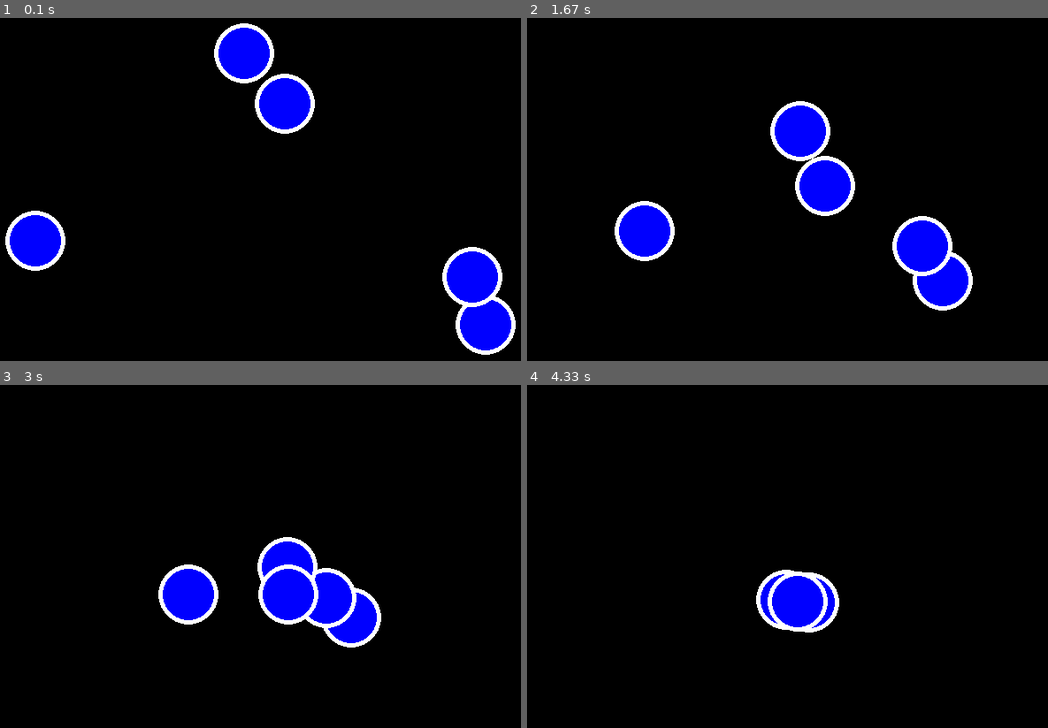
Above: before the commit, frames 1-4 (two rows, left to right).
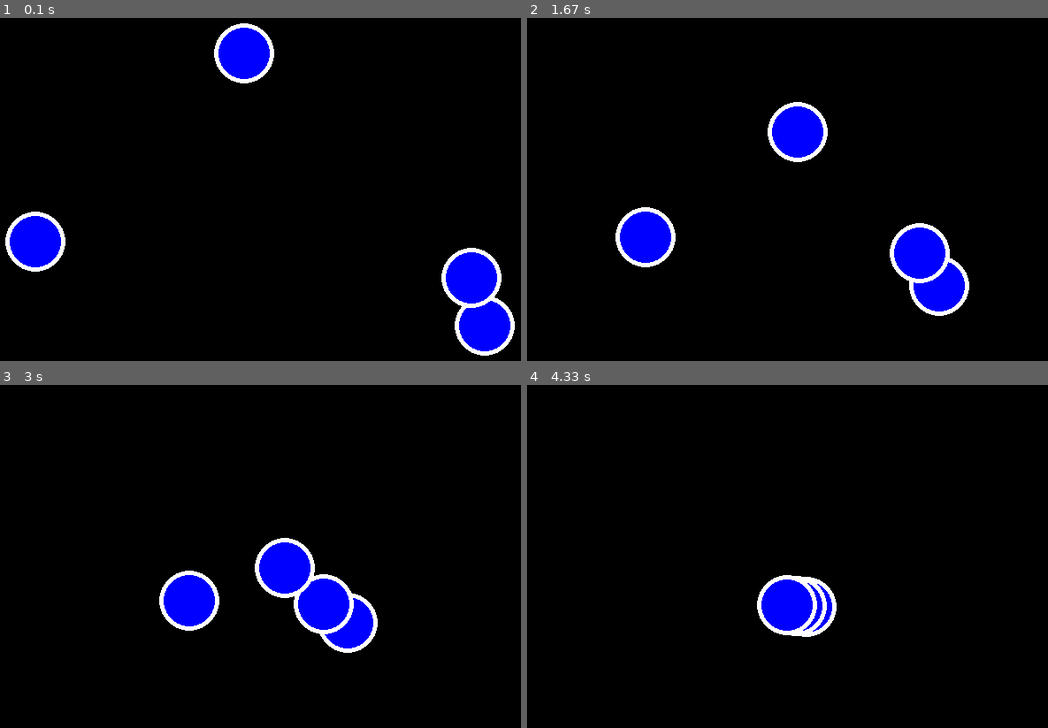
Above: after the commit, the same moments.

Repository: lnyaki/neural_nets
Game: pygame game, started from src/pygameTest.py
Two runs of this game, one before a commit and one after it. Both use one fixed random seed, a clock stepped at 60 frames per second and the inputs below.
Inputs:
- Up to frame 1 (0.1 s): no input
- Up to frame 2 (1.67 s): no input
- Up to frame 3 (3 s): no input
- Up to frame 4 (4.33 s): no input

The runs differ from the first frame. In frame 1, 2.0% of the frame differs, in the area x 1-99%, y 16-99%; in frame 2, 4.0%, in the area x 16-86%, y 24-87%; in frame 3, 2.9%; in frame 4, 1.1%.

Commit message:
Trying to correct non converging neurons

Diff:
--- a/src/artificialNeuron.py
+++ b/src/artificialNeuron.py
@@ -1,12 +1,19 @@
 import pygame
+import vectorOperations
 
 class ArtificialNeuron:
-	position 	= None
-	mass 		= 100
-	energy		= 40
-	actionPoints= 10
-	activationCharge = 0
-	defaultDrawSize = 30
+	MINIMAL_MOVEMENT = (0.01,0.01)
+	numberOfDecimals = 4
+
+	position 			= None
+	previousPosition 	= None
+	previousMovement 	= (0,0)
+	mass 				= 100
+	energy				= 40
+	actionPoints 		= 10
+	activationCharge 	= 0
+	defaultDrawSize 	= 30
+
 	conditions = {
 		"reproductionEnergy" : 60
 	}
@@ -35,13 +42,37 @@
 
 	def applyMove(self):
 		print("Position : "+str(self.position)+ "	Move by VECTOR "+str(self.futureMove))
-		newPosition 	= self.addVector(self.futureMove)
-		self.futureMove = (0,0)
-		self.position 	= newPosition
-		print("new position "+str(self.position))
+
+		#if(self.minimalMovementAchieved(self.futureMove) and vectorOperations.vectorBiggerThan(self.futureMove,(1,1))):
+		if(self.minimalMovementAchieved(self.futureMove)):
+
+
+			if not vectorOperations.isOppositeVector(self.previousMovement,self.futureMove):
+				print("Not opposite "+str(self.previousMovement)+" "+str(self.futureMove))
+
+				newPosition 	= vectorOperations.roundVector(self.addVector(self.futureMove),self.numberOfDecimals)
+				self.position 	= newPosition
+
+			else :
+				print("Opposite movements vectors. Half movement "+str(self.position)+" "+str(self.previousMovement)+" "+str(self.futureMove))
+				halfMovement 	= vectorOperations.divideVectorBy(self.futureMove,2)
+				print("Half Movement : "+str(halfMovement))
+				self.position 	= vectorOperations.roundVector(self.addVector(halfMovement),self.numberOfDecimals)
+
+			print("new position "+str(self.position))
+
+		else : print("No movement : "+str(self.futureMove))
+
+		self.previousMovement 	= self.futureMove
+		self.futureMove 		= (0,0)
+
+
+	def minimalMovementAchieved(self, movementVector):
+		return vectorOperations.vectorBiggerThan(movementVector, self.MINIMAL_MOVEMENT)
 
 	def setFutureMove(self,vector):
-		self.futureMove = vector
+		numberOfDecimals 	= 4
+		self.futureMove 	= vectorOperations.roundVector(vector, numberOfDecimals)
 
 	def addVector(self,vector):
 		return (self.position[0] + vector[0], self.position[1] + vector[1])
--- a/src/pygameTest.py
+++ b/src/pygameTest.py
@@ -1,9 +1,6 @@
 import pygame
 import random
-import copy
-import functools
-import math
-
+import vectorOperations
 from artificialNeuron import ArtificialNeuron
 
 neurons = None
@@ -11,10 +8,10 @@
 
 def startGame():
 	pygame.init()
-
+	totalNeurons 	= 4
 	gameDisplay 	= initializeGameDisplay()
 	pixelArray 		= pygame.PixelArray(gameDisplay)
-	totalNeurons 	= 5
+
 	neurons 		= generateNeurons(totalNeurons)
 
 	drawNeurons(gameDisplay, neurons)
@@ -47,11 +44,11 @@
 
 
 def setSingleNeuronMovement(neuron, neuronList):
-	gravityVectors 		= computeGravityVectors(neuron, neuronList)
-	finalGravityVector	= addVectorList(gravityVectors)
+	gravityVectors 		= vectorOperations.computeGravityVectors(neuron, neuronList)
+	finalGravityVector	= vectorOperations.addVectorList(gravityVectors)
 
-	movementAngle 		= getVectorAngle(finalGravityVector)
-	distanceScalar		= getScalarDistance(finalGravityVector)
+	movementAngle 		= vectorOperations.getVectorAngle(finalGravityVector)
+	distanceScalar		= vectorOperations.getScalarDistance(finalGravityVector)
 	'''multiplier = 10/distanceScalar
 	movementVector = scalarVectorMultiplication(finalGravityVector, multiplier)
 
@@ -62,9 +59,12 @@
 	movementDistance = 1
 
 	if movementDistance <  distanceScalar :
-		movementVector = getMovementVector(movementAngle,finalGravityVector,movementDistance)
-		neuron.setFutureMove(movementVector)
+		movementVector = vectorOperations.getMovementVector(movementAngle,finalGravityVector,movementDistance)
 
+	else :
+		movementVector = finalGravityVector
+
+	neuron.setFutureMove(movementVector)
 
 def applyNeuronMovements(neurons):
 	print("------- Apply neuron movements, inside")
@@ -94,8 +94,6 @@
 
 		neuron = neuronList[i]
 
-		print("length : "+str(total)+" i :"+str(i)+" neuron.id : "+str(neuron.id))
-
 		collisionWithOtherNeuron = (neuron.id != originalNeuron.id) and  originalNeuron.collision(neuron)
 
 		if collisionWithOtherNeuron :
@@ -104,61 +102,13 @@
 
 		i += 1
 
-		print("---	i : "+str(i)+" 	total : "+str(total))
 		if i >= total :
 			exit = True
 
 	print("End of neuron collision")
 	return collision
 
-def getMovementVector(angle, vector, distance):
-	return (math.cos(angle)*distance,math.sin(angle)*distance)
 
-def getVectorAngle(vector):
-	return math.atan2(vector[1],vector[0])
-
-def computeGravityVectors(originalNeuron, neuronList):
-	allGravityVectors = []
-
-	for neuron in neuronList:
-		if originalNeuron.id == neuron.id : continue
-
-		gravityVector = computeSingleGravityVector(originalNeuron,neuron)
-		allGravityVectors.append(gravityVector)
-
-	return allGravityVectors
-
-def computeSingleGravityVector(neuron1,neuron2):
-	distanceVector 	= getDistanceVector(neuron1,neuron2)
-	distanceScalar	= getScalarDistance(distanceVector)
-	angle 			= math.atan2(distanceVector[0], distanceVector[1])
-	print("Distance vector between neurons : "+str(distanceVector))
-	#return 1+ getGravityScalar(distanceScalar,neuron1.mass, neuron2.mass)
-	return distanceVector
-
-def scalarVectorMultiplication(vector, multiplier):
-	return (vector[0] * multiplier,vector[1] * multiplier)
-
-def getGravityScalar(distance, mass1, mass2):
-	return (GRAVITY * mass1 * mass2)/ (distance ** 2)
-
-def getScalarDistance(vector):
-	return math.sqrt((vector[0] ** 2) + (vector[1] ** 2))
-
-def getDistanceVector(neuron1, neuron2):
-	print("Neuron 1 : "+str(neuron1.position))
-	print("Neuron 2 : "+str(neuron2.position))
-	return (neuron2.position[0] - neuron1.position[0], neuron2.position[1] - neuron1.position[1])
-
-def addVectorList(vectorList):
-	print("Vector List")
-	print(vectorList)
-	return functools.reduce(addVectors, vectorList)
-
-def addVectors(vector1, vector2):
-	print(vector1)
-	print(vector2)
-	return (vector1[0] + vector2[0], vector1[1] + vector2[1])
 
 def generateNeurons(totalNeurons):
 	neuronList = []
--- /dev/null
+++ b/src/vectorOperations.py
@@ -0,0 +1,78 @@
+import math
+import functools
+
+
+def getScalarDistance(vector):
+	return math.sqrt((vector[0] ** 2) + (vector[1] ** 2))
+
+def getMovementVector(angle, vector, distance):
+	return (math.cos(angle)*distance,math.sin(angle)*distance)
+
+def getVectorAngle(vector):
+	return math.atan2(vector[1],vector[0])
+
+
+def scalarVectorMultiplication(vector, multiplier):
+	return (vector[0] * multiplier,vector[1] * multiplier)
+
+def getGravityScalar(distance, mass1, mass2):
+	return (GRAVITY * mass1 * mass2)/ (distance ** 2)
+
+def getDistanceVector(neuron1, neuron2):
+	print("Neuron 1 : "+str(neuron1.position))
+	print("Neuron 2 : "+str(neuron2.position))
+	return (neuron2.position[0] - neuron1.position[0], neuron2.position[1] - neuron1.position[1])
+
+def addVectorList(vectorList):
+	print("Add Vector List")
+	print(vectorList)
+
+	result = functools.reduce(addVectors, vectorList)
+	print("Resulting vector")
+	print(result)
+	return result
+
+def addVectors(vector1, vector2):
+	print(vector1)
+	print(vector2)
+	return (vector1[0] + vector2[0], vector1[1] + vector2[1])
+
+
+def computeGravityVectors(originalNeuron, neuronList):
+	allGravityVectors = []
+
+	for neuron in neuronList:
+		if originalNeuron.id == neuron.id : continue
+
+		gravityVector = computeSingleGravityVector(originalNeuron,neuron)
+		allGravityVectors.append(gravityVector)
+
+	return allGravityVectors
+
+def computeSingleGravityVector(neuron1,neuron2):
+	decimals = 4
+	distanceVector 	= getDistanceVector(neuron1,neuron2)
+	distanceScalar	= getScalarDistance(distanceVector)
+	angle 			= getVectorAngle(distanceVector)
+	print("Distance vector between neurons : "+str(distanceVector))
+	#return 1+ getGravityScalar(distanceScalar,neuron1.mass, neuron2.mass)
+	return roundVector(distanceVector, decimals)
+
+def roundVector(vector, numberOfDecimals):
+	return (round(vector[0],numberOfDecimals),round(vector[1], numberOfDecimals))
+
+def vectorBiggerThan(vector1,vector2):
+	vector1 = absoluteValueVector(vector1)
+	vector2 = absoluteValueVector(vector2)
+	return (vector1[0]> vector2[0]) or (vector1[1] < vector2[1])
+
+def absoluteValueVector(vector):
+	return (absoluteValue(vector[0]), absoluteValue(vector[1]))
+def absoluteValue(number):
+	return math.sqrt(number ** 2)
+
+def isOppositeVector(vector1, vector2):
+	return (vector1[0] + vector2[0] == 0) and (vector1[1] + vector2[1] == 0)
+
+def divideVectorBy(vector, divider):
+	return (vector[0]/divider, vector[1]/divider)
